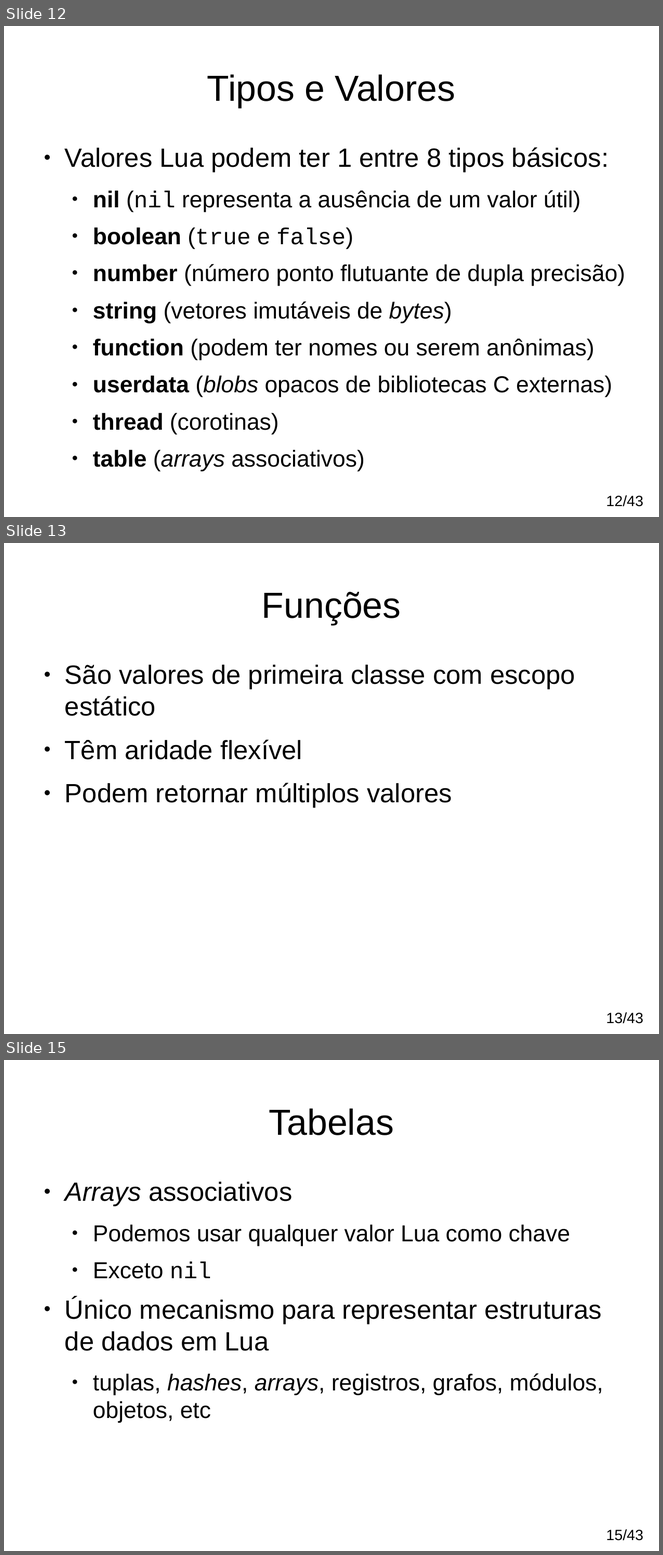
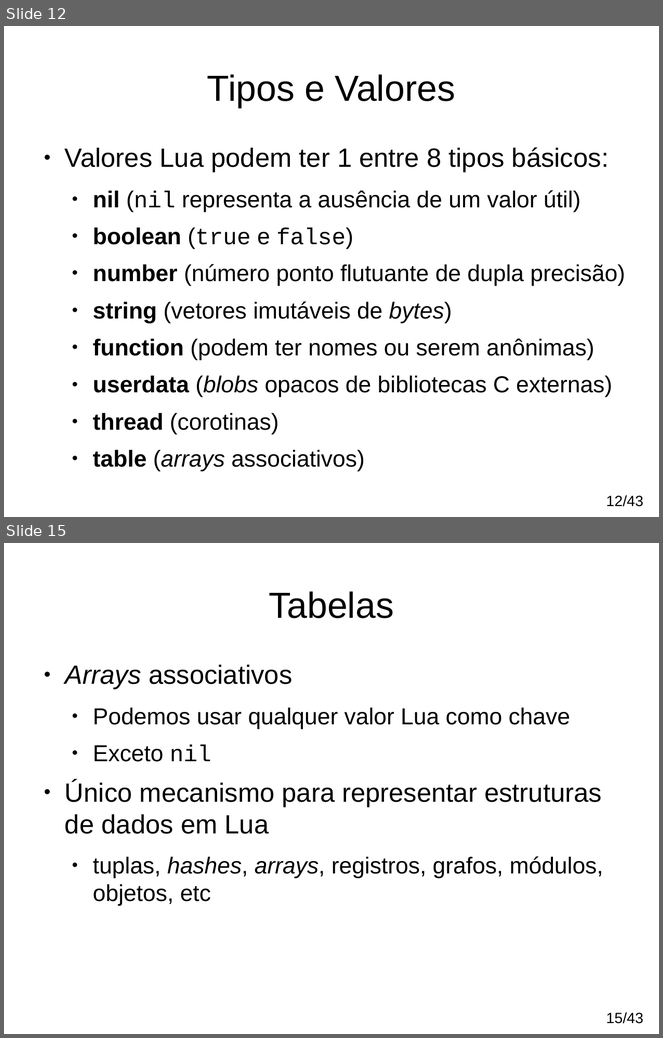
Before and after one commit to andremm/typedlua, a slide deck: doc/slides/sfdcwb2014.odp. Shown one above the other, each under a label of ours: slides 12, 13 and 15 before the commit, slides 12 and 15 after it; the slides between them are not shown. The pictures are 663x1555 and 663x1038 pixels, drawn with LibreOffice and Linux fonts; fonts in the diff are those of the drawing. Boxes give left, top, right and bottom in pixels: in the first picture for what was removed or moved away, otherwise in the second. Text is boxed around its words. In the diff, an @@ line names an element or a change of style, - is before the commit and + after.

```diff
--- a/doc/slides/sfdcwb2014.odp
+++ b/doc/slides/sfdcwb2014.odp
@@ slide 13 removed at (4, 543, 659, 1034), background #FFFFFF @@
@@ title removed at (262, 592, 401, 625) @@
-Funções
@@ text removed at (65, 665, 575, 808) @@
-● São valores de primeira classe com escopo estático
-● Têm aridade flexível
-● Podem retornar múltiplos valores
@@ text removed at (606, 1013, 643, 1024) @@
-13/43
```
Also in this commit, not shown: 5 slides changed, 1 slide added, 1 other file.
